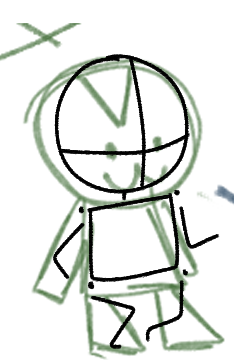
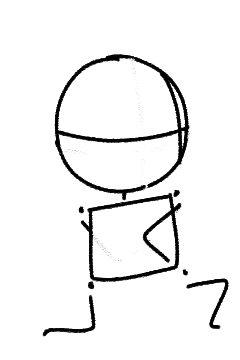
Revision of a layered 240×360 image; what changed, layer by layer:
added group "walkbw" with 4 layers above "idle" over [42, 56, 229, 349]
showed "limbsframe1" (2nd of 2, in "walkbw"), moved it into group "walkbw", painted on it over [42, 193, 229, 337]
hid "limbsframe2" (2nd of 2, in "walkbw"), moved it into group "walkbw" over [53, 206, 220, 349]
moved "torsoup" (2nd of 2, in "walkbw") into group "walkbw", painted on it over [54, 56, 190, 290]
hid "template" over [0, 23, 234, 360]
hid "Background" over [0, 23, 234, 360]
